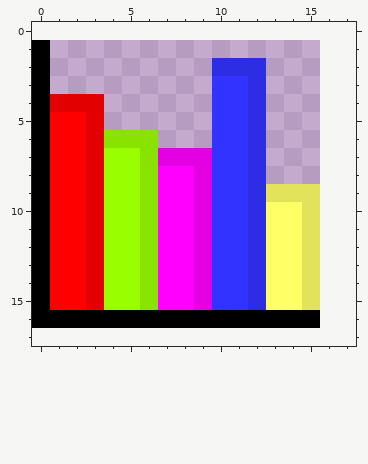
Pixel-art file: assets/statistics.aseprite. That is the earlier state.
16x16 pixels, 1 frame. The old version is drawn lined up with the new one, on the new canvas.
The result:
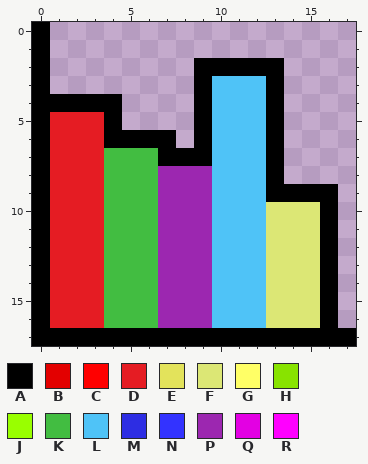
Palette (. is transparent): A #000000  B #e30000  C #ff0000  D #e51c23  E #e3e35b  F #dce775  G #ffff66  H #88e300  J #99ff00  K #42bd41  L #4fc3f7  M #2d2de3  N #3333ff  P #9c27b0  Q #e300e3  R #ff00ff
Change:
canvas 16x16 -> 18x18, the old top-left corner now at 0,1
Changed rows in their new state; - is an unchanged pixel.
first column x 0:
 0 A-----------------
 2 ---------AAAAA----
 3 ---------ALLLA----
 4 -AAAA----ALLLA----
 5 -DDDA----ALLLA----
 6 -DDDAAAA-ALLLA----
 7 -DDDKKKAAALLLA----
 8 -DDDKKKPPPLLLA----
 9 -DDDKKKPPPLLLAAAA-
10 -DDDKKKPPPLLLFFFA-
11 -DDDKKKPPPLLLFFFA-
12 -DDDKKKPPPLLLFFFA-
13 -DDDKKKPPPLLLFFFA-
14 -DDDKKKPPPLLLFFFA-
15 -DDDKKKPPPLLLFFFA-
16 -DDDKKKPPPLLLFFFA-
17 AAAAAAAAAAAAAAAAAA
Pixel boxes of the changes (left, top, right, bottom) in both pictures:
changed: (32, 22, 356, 346)
